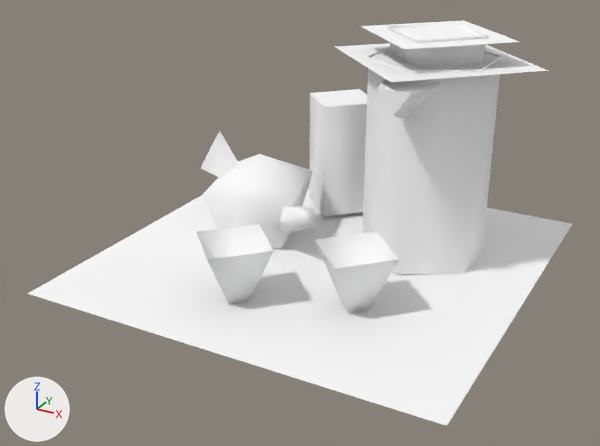
What one commit did to the glTF model public/3d/item/model__item__saibai.ofs_92_0/0122dummy.gltf.
Both versions are drawn from a 50 mm lens placed at (0.832, -1.632, 0.9), pointed at (-0.024, -0.076, 0.122). The lights are fixed; the arrows at lower left show +X, +Y and +Z. The first picture is the older version.

The first picture shows '0122dummy'.
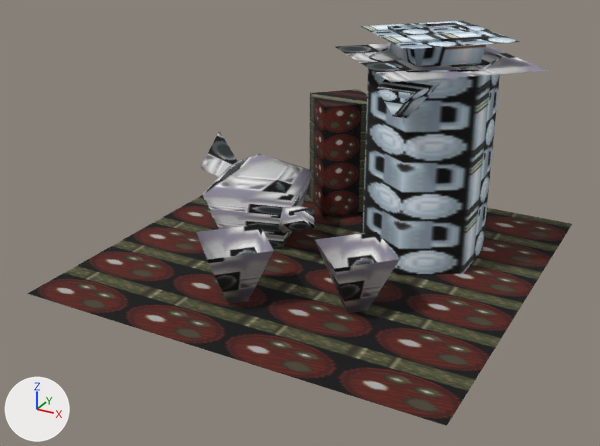
Changed parts and their boxes (x1, y1, x2, y2) in the pictures (600 x 446 px):
'0122dummy', surface changed (darker)
    both: (27, 20, 572, 426)

Diff of the bpy script that builds the scene:
```diff
--- a/public/3d/item/model__item__saibai.ofs_92_0/0122dummy.gltf.py
+++ b/public/3d/item/model__item__saibai.ofs_92_0/0122dummy.gltf.py
@@ img_imrl01_01_2 @@
+img_imrl01_01_2 = load_image('imrl01_01_2', '_unpacked/imrl01_01_2', 32, 32, 'sRGB')
@@ img_imrl01_01_0 @@
+img_imrl01_01_0 = load_image('imrl01_01_0', '_unpacked/imrl01_01_0', 32, 64, 'sRGB')
@@ img_imrl01_01_1 @@
+img_imrl01_01_1 = load_image('imrl01_01_1', '_unpacked/imrl01_01_1', 32, 32, 'sRGB')
@@ mat_imrl01_01_1 @@
 mat_imrl01_01_1 = principled_material('imrl01_01_1')
-mat_imrl01_01_1.base_color = (1.0, 1.0, 1.0)  # white #ffffff
+mat_imrl01_01_1.texture = img_imrl01_01_1
 mat_imrl01_01_1.roughness = 1.0
@@ mat_imrl01_01_0 @@
 mat_imrl01_01_0 = principled_material('imrl01_01_0')
-mat_imrl01_01_0.base_color = (1.0, 1.0, 1.0)  # white #ffffff
+mat_imrl01_01_0.texture = img_imrl01_01_0
 mat_imrl01_01_0.roughness = 1.0
@@ mat_imrl01_01_2 @@
 mat_imrl01_01_2 = principled_material('imrl01_01_2')
-mat_imrl01_01_2.base_color = (1.0, 1.0, 1.0)  # white #ffffff
+mat_imrl01_01_2.texture = img_imrl01_01_2
 mat_imrl01_01_2.roughness = 1.0
```
